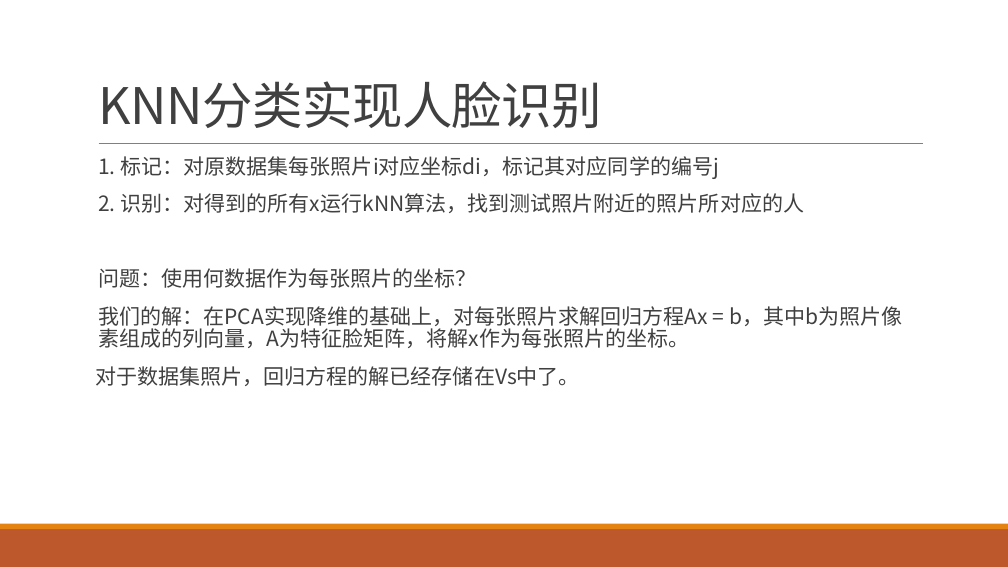
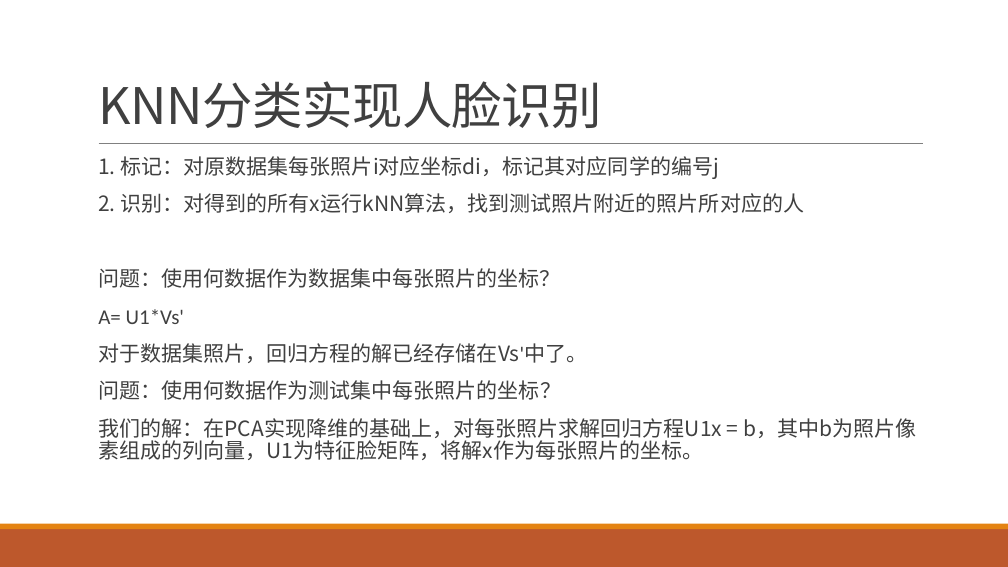
Before and after one commit to Enting-Chen/PCA_KNN, a slide deck: slide 9 of pca.pptx. Drawn at 1008x567 pixels with LibreOffice and Linux fonts; fonts in the diff are those of the drawing. Boxes give left, top, right and bottom in pixels: in the first picture for what was removed or moved away, otherwise in the second. Text is boxed around its words. In the diff, an @@ line names an element or a change of style, - is before the commit and + after.

Commit message:
Update ppt

```diff
--- a/pca.pptx
+++ b/pca.pptx
@@ text at [98, 268, 916, 460]: text changed @@
-  问题：使用何数据作为每张照片的坐标？
-  我们的解：在PCA实现降维的基础上，对每张照片求解回归方程Ax = b，其中b为照片像素组成的列向量，A为特征脸矩阵，将解x作为每张照片的坐标。
-对于数据集照片，回归方程的解已经存储在Vs中了。
+  问题：使用何数据作为数据集中每张照片的坐标？
+  A= U1*Vs'
+  对于数据集照片，回归方程的解已经存储在Vs'中了。
+  问题：使用何数据作为测试集中每张照片的坐标？
+  我们的解：在PCA实现降维的基础上，对每张照片求解回归方程U1x = b，其中b为照片像素组成的列向量，U1为特征脸矩阵，将解x作为每张照片的坐标。
```
Also in this commit, not shown: 8 other slides changed, 1 slide added.
